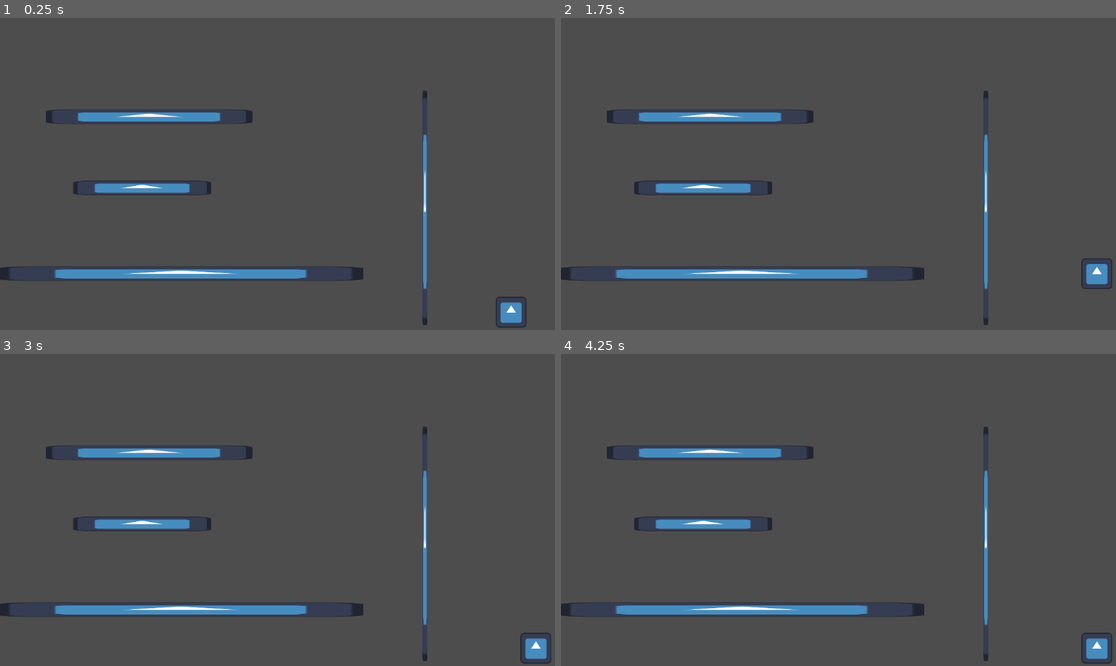
Above: before the commit, frames 1-4 (two rows, left to right).
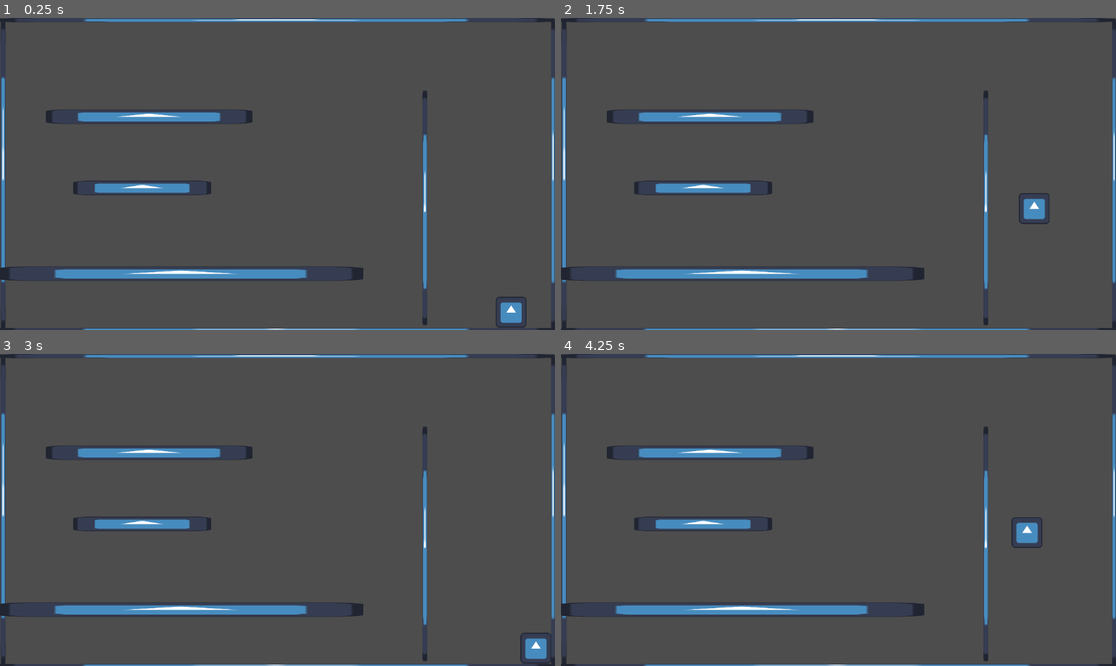
Above: after the commit, the same moments.

Repository: linkman8912/platformer
Game: Godot game, scene res://node_3d.tscn
Two runs of this game, one before a commit and one after it. Both use one fixed random seed, a clock stepped at 60 frames per second and the inputs below. The engine's default icon, where the game draws it, is replaced by a stand-in: a white triangle on a blue panel in a dark square.
Inputs:
- Up to frame 1 (0.25 s): no input
- Up to frame 2 (1.75 s): tap Enter (ui_accept) at 0.5 s; hold Right (Right) from 0.53 s (still down); tap Shift (Dash) at 0.6, 1.35 s; tap Space (Jump) at 0.77, 1.52 s
- Up to frame 3 (3 s): release Right (Right) at 2.03 s; hold Left (Left) 2.03-2.78 s; tap Shift (Dash) at 2.1, 2.85 s; hold Right (Right) from 2.78 s (still down)
- Up to frame 4 (4.25 s): keep holding Right (Right); tap Space (Jump) at 3.02, 3.77 s; tap Shift (Dash) at 3.6 s

The runs differ from the first frame. In frame 1, 2.1% of the frame differs, in the area x 0-100%, y 0-100%; in frame 2, 2.8%; in frame 3, 2.1%; in frame 4, 2.8%.

Commit message:
remove checks for walljumping repeatedly on the same side

Diff:
--- a/CharacterBody2D.gd
+++ b/CharacterBody2D.gd
@@ -42,7 +42,6 @@
 func _physics_process(delta):
 	if wasDashing and not dashState:
 		velocity.y = 0
-		velocity.x = 0
 		wasDashing = false
 	# Add the gravity.
 	if not is_on_floor():
@@ -53,11 +52,12 @@
 		hasDashed = false
 
 	if Input.is_action_just_pressed("Dash") and hasDashed == false:
-		dashState = true
-		hasDashed = true
 		dashDirection = get_direction()
-		dashTimer.start()
-		wasDashing = true
+		if dashDirection[0] != 0 or dashDirection[1] != 0:
+			dashState = true
+			hasDashed = true
+			dashTimer.start()
+			wasDashing = true
 
 	# Handle jump.
 	if Input.is_action_pressed("Jump"):
@@ -67,13 +67,13 @@
 #			walljumped = 1
 #		elif onWall == 1:
 #			walljumped = -1
-		elif (rayCastLeftNode.is_colliding() or rayCastRightNode.is_colliding()) and walljumped == 0:
-			if rayCastLeftNode.is_colliding() and walljumpedLast != 1:
+		elif (rayCastLeftNode.is_colliding() or rayCastRightNode.is_colliding()) and walljumped == 0 and not is_on_floor():
+			if rayCastLeftNode.is_colliding(): #and walljumpedLast != 1:
 				velocity.y = -walljumpY
 				walljumped = 1
 				walljumpedLast = 1
 				print("walljumped left")
-			elif rayCastRightNode.is_colliding() and walljumpedLast != -1:
+			elif rayCastRightNode.is_colliding(): #and walljumpedLast != -1: # removed the check because the walljump doesn't actually give enough velocity to climb a single wall.
 				velocity.y = -walljumpY
 				walljumped = -1
 				walljumpedLast = -1
@@ -89,11 +89,11 @@
 		elif walljumped < -0.2:
 			velocity.x = SPEED * -2
 		# elif walljumped > 0.5: # Slow down the walljump towards the end so that it's a bit more natural
-			#walljumped -= 0.1
-			#velocity.x = SPEED * (walljumped * 2)
+			# walljumped -= 0.1
+			# velocity.x = SPEED * (walljumped * 2)
 		# elif walljumped < -0.5:
-			#walljumped += 0.1
-			#velocity.x = SPEED * (walljumped *  2)
+			# walljumped += 0.1
+			# velocity.x = SPEED * (walljumped *  2)
 		else:
 			walljumped = 0
 	elif dashState == true:
@@ -166,5 +166,4 @@
 
 
 func _on_dash_timer_timeout() -> void:
-	pass # Replace with function body.
 	dashState = false
--- a/node_3d.tscn
+++ b/node_3d.tscn
@@ -61,17 +61,35 @@
 position = Vector2(-71.75, 559.5)
 shape = SubResource("RectangleShape2D_7rbqf")
 
+[node name="Sprite2D" type="Sprite2D" parent="WallsAndFloors/Floor"]
+position = Vector2(0.250031, 2.28882e-05)
+scale = Vector2(9.05469, 0.0390628)
+texture = ExtResource("1_tuu3t")
+
 [node name="FarLeftWall" type="CollisionShape2D" parent="WallsAndFloors"]
-position = Vector2(-650.5, 239.25)
+position = Vector2(-637.5, 239.25)
 shape = SubResource("RectangleShape2D_xku31")
+
+[node name="Sprite2D" type="Sprite2D" parent="WallsAndFloors/FarLeftWall"]
+position = Vector2(1.90735e-06, -0.25)
+scale = Vector2(0.0859375, 5.04688)
+texture = ExtResource("1_tuu3t")
 
 [node name="FarRightWall" type="CollisionShape2D" parent="WallsAndFloors"]
 position = Vector2(504, 240)
 shape = SubResource("RectangleShape2D_0juxp")
 
+[node name="Sprite2D" type="Sprite2D" parent="WallsAndFloors/FarRightWall"]
+scale = Vector2(0.068947, 5.05485)
+texture = ExtResource("1_tuu3t")
+
 [node name="Ceiling" type="CollisionShape2D" parent="WallsAndFloors"]
 position = Vector2(-71, -82.5)
 shape = SubResource("RectangleShape2D_lhxya")
+
+[node name="Sprite2D" type="Sprite2D" parent="WallsAndFloors/Ceiling"]
+scale = Vector2(9.00839, 0.0707396)
+texture = ExtResource("1_tuu3t")
 
 [node name="MidWall" type="CollisionShape2D" parent="WallsAndFloors"]
 position = Vector2(238, 310)
